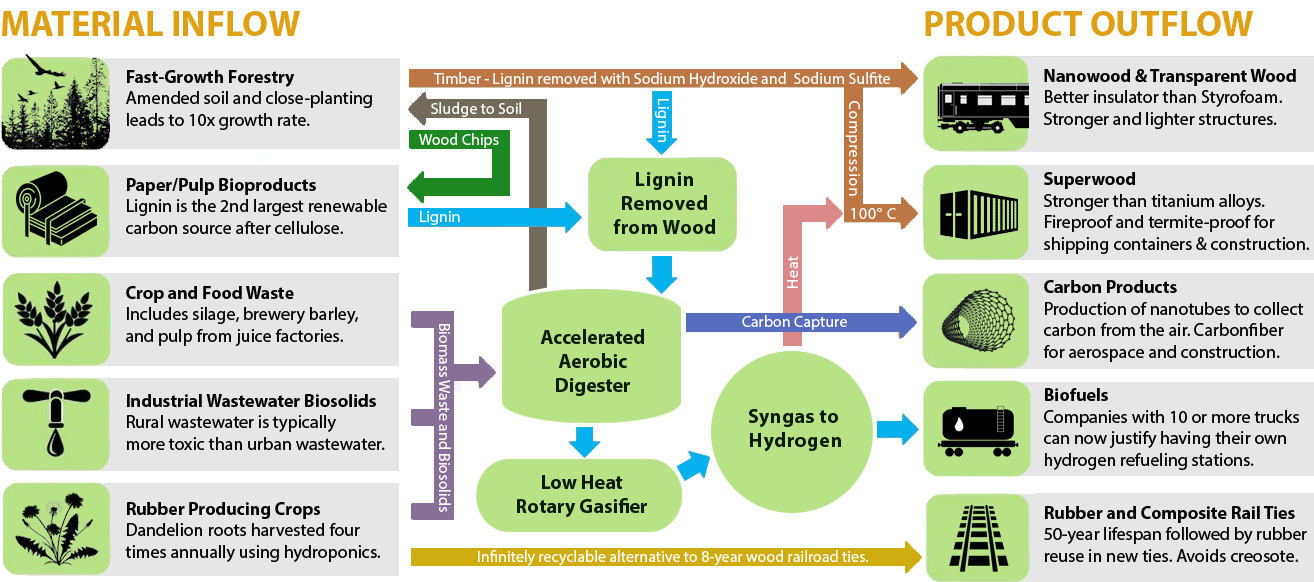
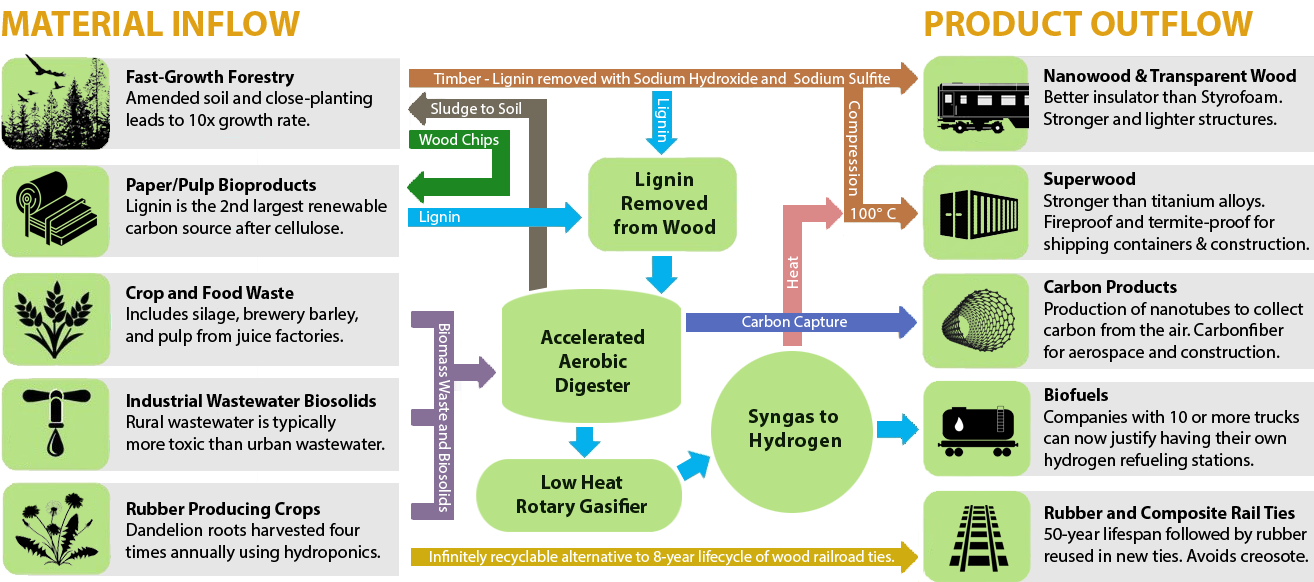
Comparing the layer stacks of the two (1314, 582) images. Changes:
painted on "Nanowood & Transparent Wood Better insulator than Styrofoam. St" over 1085, 549, 1308, 562
renamed "Infinitely recyclable alternative to 8-year wood railroad ties." to "Infinitely recyclable alternative to 8-year lifecycle of wood r", painted on it over 430, 550, 895, 566
painted on "Layer 9" over 877, 411, 1031, 582
painted on "Rect" over 1016, 491, 1314, 494
